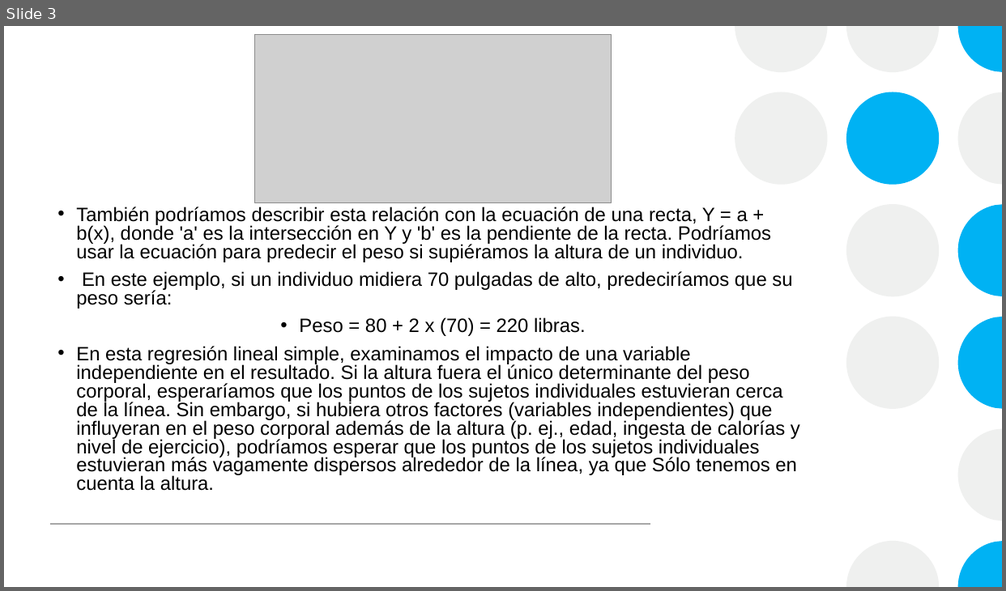
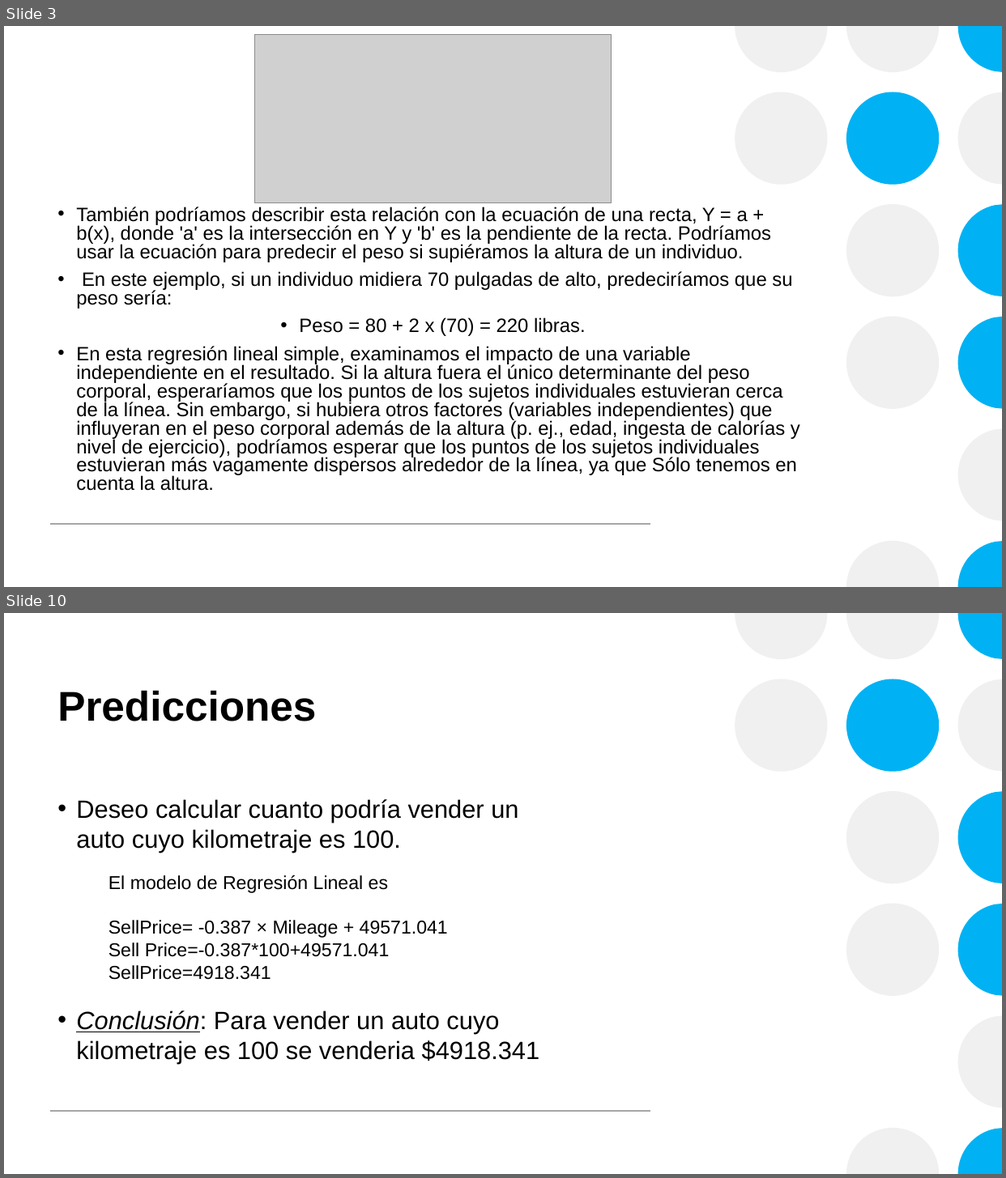
Before and after one commit to SARELAAA/RegresionLineal_ppt, a slide deck: Regresion Lineal .pptx. Shown one above the other, each under a label of ours: slide 3 before the commit, slides 3 and 10 after it; the slides between them are not shown. The pictures are 1006x591 and 1006x1178 pixels, drawn with LibreOffice and Linux fonts; fonts in the diff are those of the drawing; grey boxes stand for pictures. Boxes give left, top, right and bottom in pixels: in the first picture for what was removed or moved away, otherwise in the second. Text is boxed around its words. In the diff, an @@ line names an element or a change of style, - is before the commit and + after.

```diff
--- a/Regresion Lineal .pptx
+++ b/Regresion Lineal .pptx
@@ slide 10 added at (4,613,1002,1174), background #FFFFFF; not listed: 14 template elements that a slide beside it also shows @@
@@ title added at (57,690,316,722), 40 pt, text #000000, bold @@
+Predicciones
@@ text added at (76,799,518,853), 24 pt, text #000000 @@
+• Deseo calcular cuanto podría vender un auto cuyo kilometraje es 100.
@@ text added at (108,875,448,980), 18 pt, text #000000 @@
+El modelo de Regresión Lineal es
+SellPrice= -0.387 × Mileage + 49571.041
+Sell Price=-0.387*100+49571.041
+SellPrice=4918.341
@@ text added at (76,1011,540,1063), 24 pt, text #000000 @@
+• Conclusión: Para vender un auto cuyo kilometraje es 100 se venderia $4918.341
```
Also in this commit, not shown: 6 other slides added.
